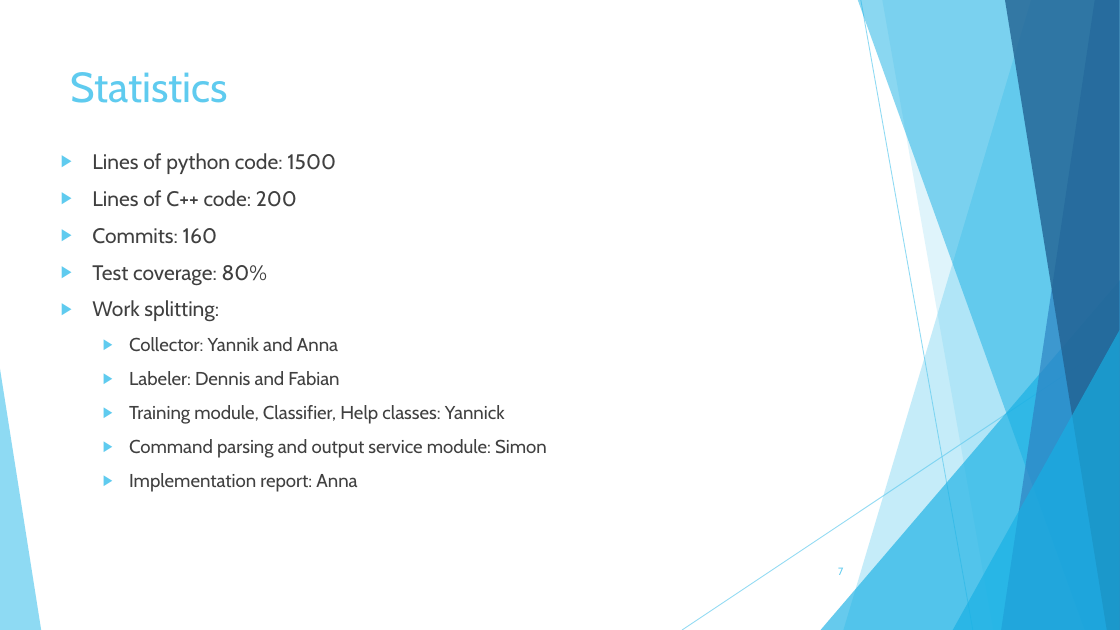
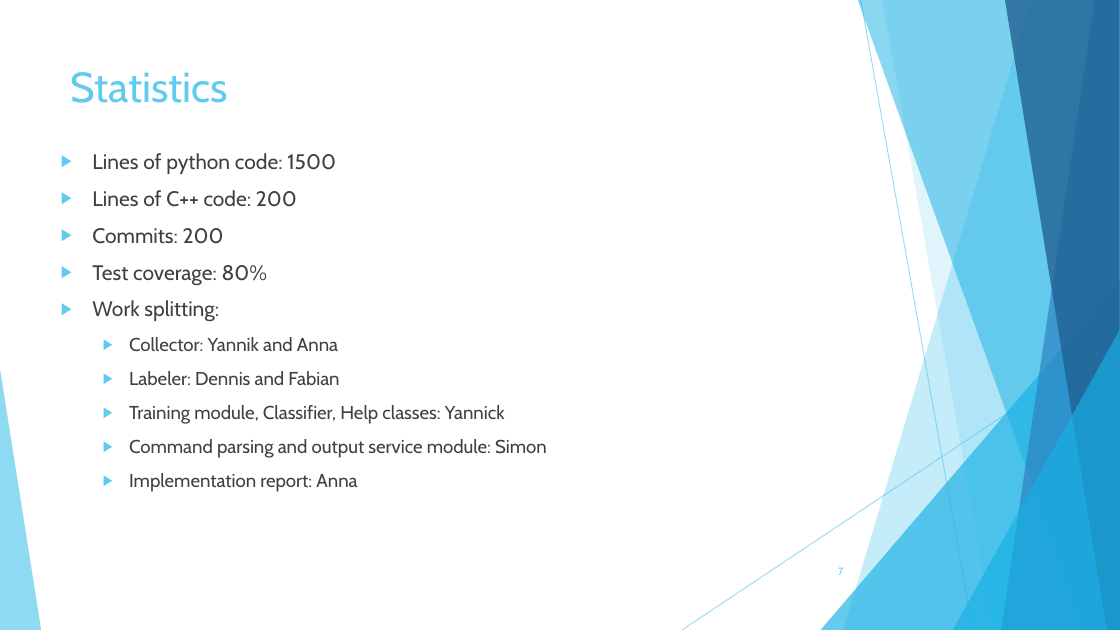
Before and after one commit to TheSlimvReal/PSE---LA-meets-ML, a slide deck: slide 7 of Implementation Sheet/Impl_sheet_presentation.pptx. Drawn at 1120x630 pixels with LibreOffice and Linux fonts; fonts in the diff are those of the drawing. Boxes give left, top, right and bottom in pixels: in the first picture for what was removed or moved away, otherwise in the second. Text is boxed around its words. In the diff, an @@ line names an element or a change of style, - is before the commit and + after.

```diff
--- a/Implementation Sheet/Impl_sheet_presentation.pptx
+++ b/Implementation Sheet/Impl_sheet_presentation.pptx
@@ text at <box>92,228,224,244</box>: text changed @@
-▶ Commits: 160
+▶ Commits: 200
```
Also in this commit, not shown: 1 other slide changed, 2 other files.
